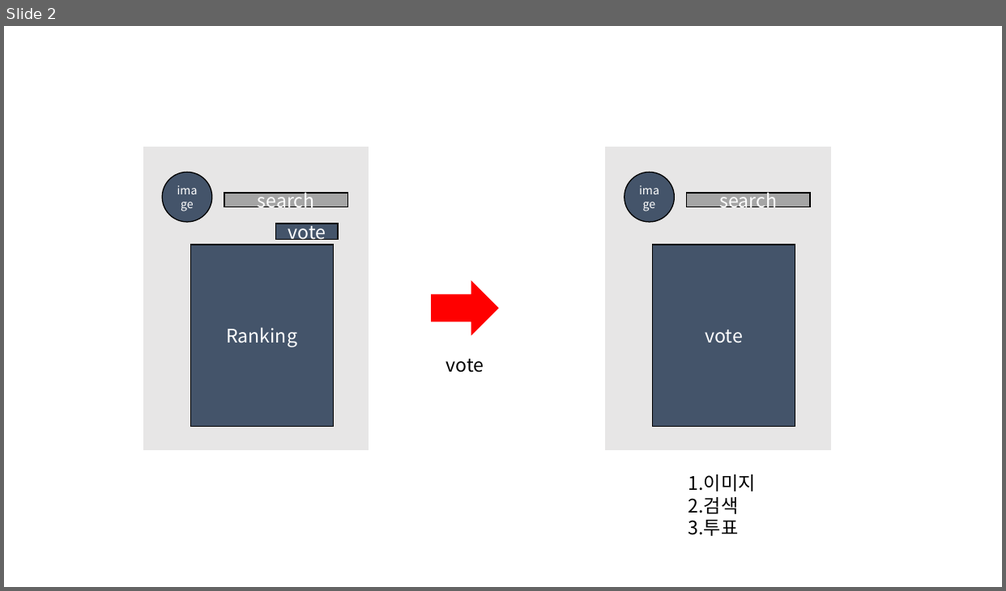
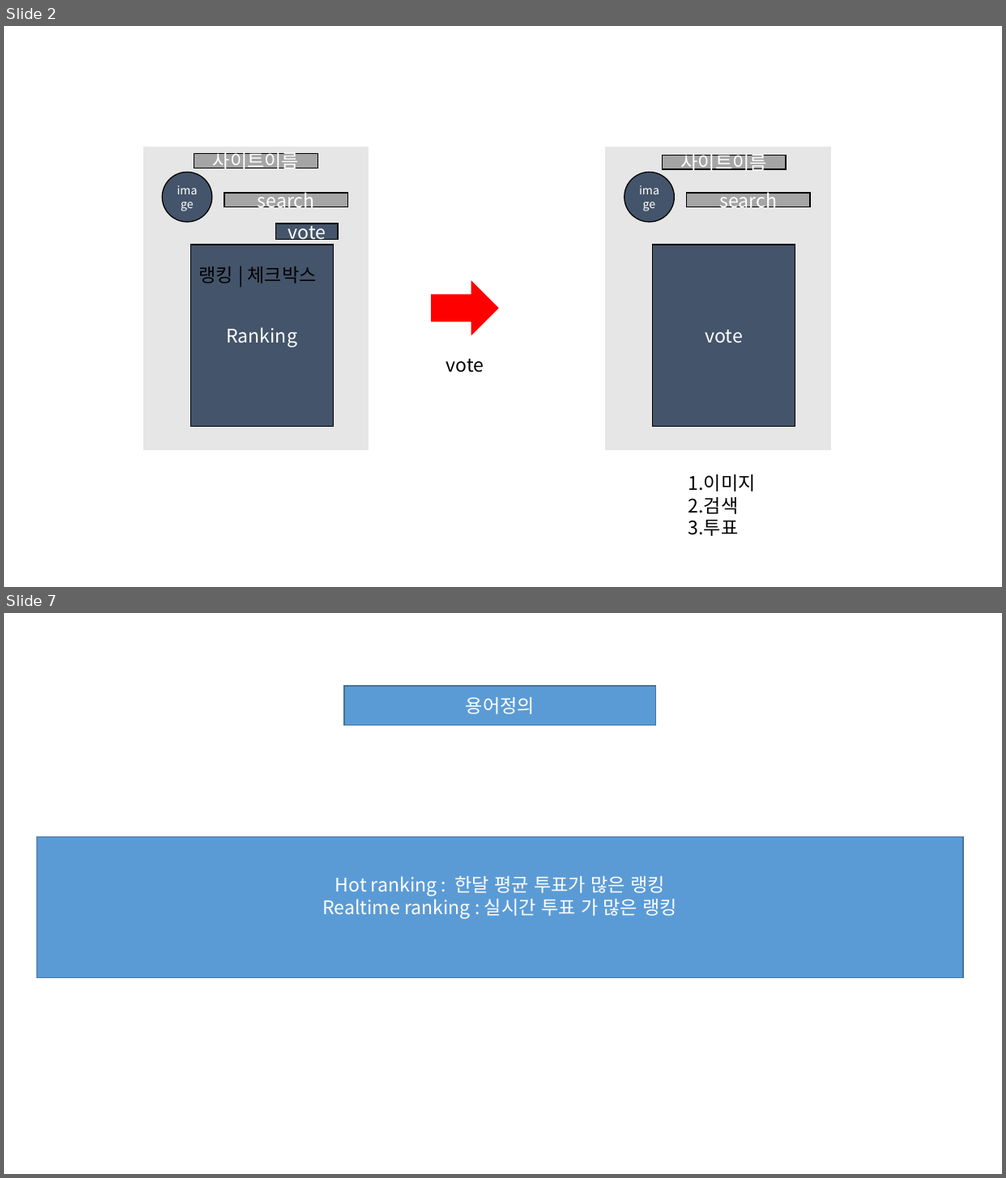
Before and after one commit to What-The-Pork/meeting-log, a slide deck: 팀프로젝트_제안서.pptx. Shown one above the other, each under a label of ours: slide 2 before the commit, slides 2 and 7 after it; the slides between them are not shown. The pictures are 1006x591 and 1006x1178 pixels, drawn with LibreOffice and Linux fonts; fonts in the diff are those of the drawing. Boxes give left, top, right and bottom in pixels: in the first picture for what was removed or moved away, otherwise in the second. Text is boxed around its words. In the diff, an @@ line names an element or a change of style, - is before the commit and + after.

```diff
--- a/팀프로젝트_제안서.pptx
+++ b/팀프로젝트_제안서.pptx
@@ slide 7 added at box(4, 613, 1002, 1174), background #FFFFFF @@
@@ rectangle added at box(345, 686, 656, 726), fill #5B9BD5, outline #43739E 1 pt, 18 pt, text #FFFFFF @@
+용어정의
@@ rectangle added at box(37, 837, 963, 977), fill #5B9BD5, outline #43739E 1 pt, 18 pt, text #FFFFFF @@
+Hot ranking : 한달 평균 투표가 많은 랭킹
+Realtime ranking : 실시간 투표 가 많은 랭킹
@@ slide 2 changed as well @@
@@ rectangle added at box(194, 154, 317, 169), fill #A5A5A5, outline #000000 1 pt, 18 pt, text #FFFFFF @@
+사이트이름
@@ rectangle added at box(662, 156, 786, 169), fill #A5A5A5, outline #000000 1 pt, 18 pt, text #FFFFFF @@
+사이트이름
@@ text added at box(198, 267, 317, 284), 18 pt, text #000000 @@
+랭킹 | 체크박스
```
Also in this commit, not shown: 4 other slides changed, 2 other slides added.
